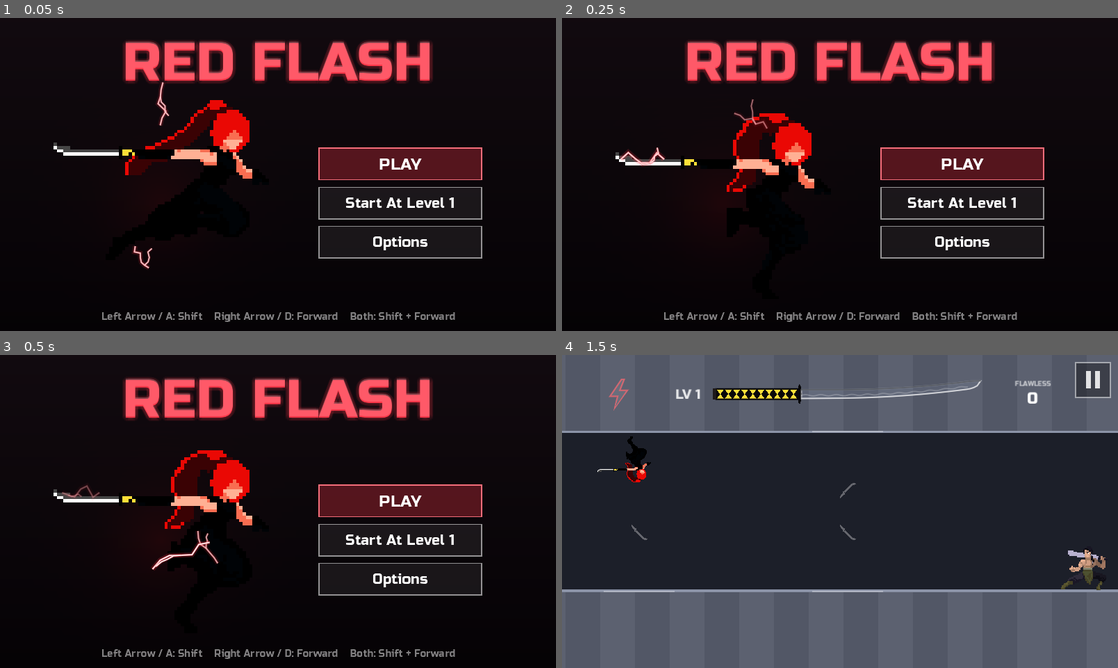
Above: before the commit, frames 1-4 (two rows, left to right).
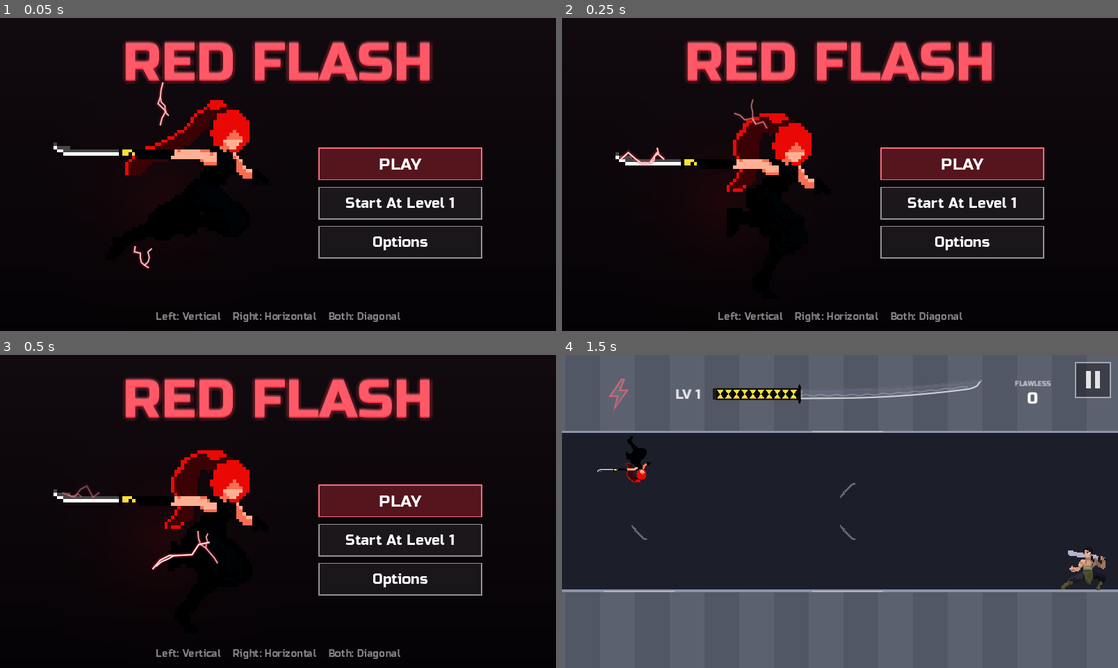
Above: after the commit, the same moments.

Repository: fredsbreads/game-off
Game: Godot game, scene res://scenes/main.tscn
Same seed, same stepped clock (60 frames per second), same inputs: the game is played once before the commit and once after it. Sound files missing from this copy of the repository are replaced by a short silence.
Inputs (mouse positions are in pixels of both pictures, inside the frame that each line leads up to):
- Up to frame 1 (0.05 s): no input
- Up to frame 2 (0.25 s): no input
- Up to frame 3 (0.5 s): no input
- Up to frame 4 (1.5 s): tap Enter at 0.5 s; move the mouse to (962, 495) at 0.52 s; hold Right 0.53-1.28 s; hold J (tp_vertical) 0.53-1.28 s; click (962, 495) at 0.67 s; tap Space at 0.77 s; move the mouse to (728, 527) at 1.27 s; hold Down from 1.28 s (still down); tap Shift at 1.35 s

The runs differ from the first frame. In frame 1, 0.8% of the frame differs, in the area x 18-82%, y 94-98%; in frame 2, 0.8%; in frame 3, 0.8%; in frame 4, nothing differs.

Commit message:
Title screen hint: Left: Vertical, Right: Horizontal, Both: Diagonal (keys and touch)

Diff:
--- a/scripts/main_menu.gd
+++ b/scripts/main_menu.gd
@@ -21,8 +21,8 @@
 const BUTTON_SIZE := Vector2(300, 58)
 const BUTTON_GAP := 14.0
 const LABEL_SIZE := 26
-const HINT_TOUCH := "Left Tap: Shift    Right Tap: Forward    Both: Shift + Forward"
-const HINT_KEYS := "Left Arrow / A: Shift    Right Arrow / D: Forward    Both: Shift + Forward"
+const HINT_TOUCH := "Left: Vertical    Right: Horizontal    Both: Diagonal"
+const HINT_KEYS := "Left: Vertical    Right: Horizontal    Both: Diagonal"
 
 ## Her: running (the run sheet, as in the game), at a whole-number scale
 ## (crisp pixels).
